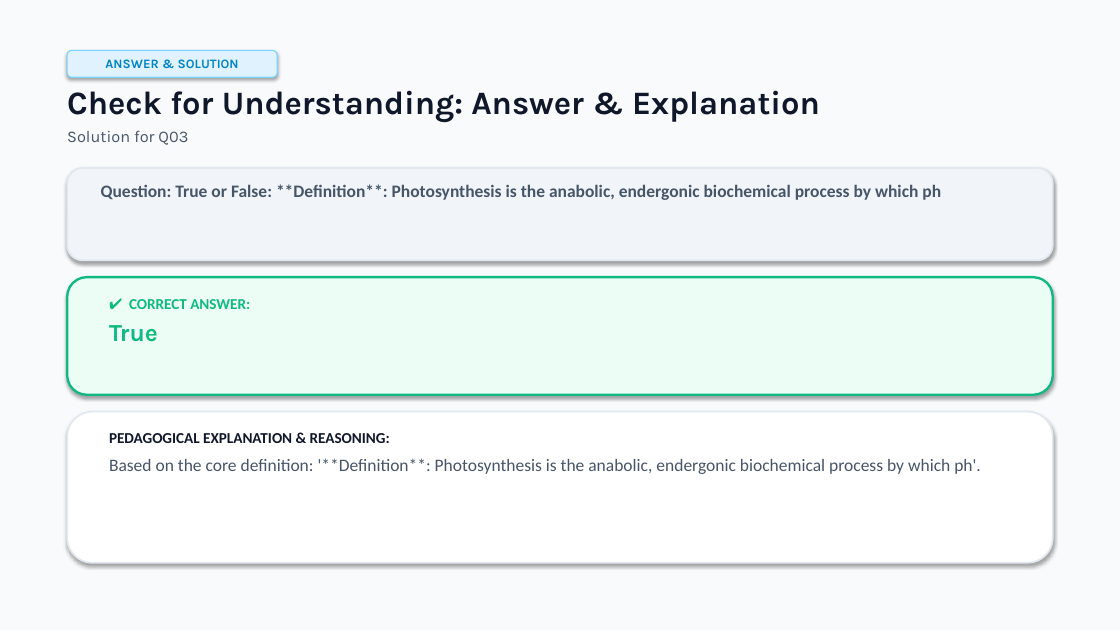
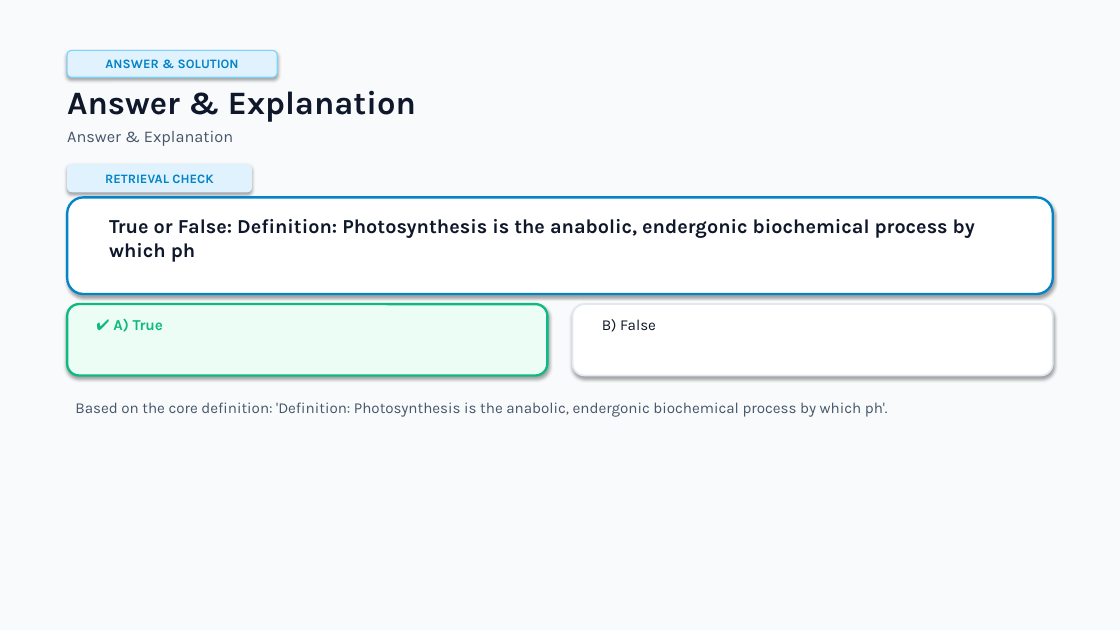
Before and after one commit to usm007/LessonMorph, a slide deck: slide 17 of output/photosynthesis_and_cellular_energy.pptx (slide 32 before the commit). Drawn at 1120x630 pixels with LibreOffice and Linux fonts; fonts in the diff are those of the drawing. Boxes give left, top, right and bottom in pixels: in the first picture for what was removed or moved away, otherwise in the second. Text is boxed around its words. In the diff, an @@ line names an element or a change of style, - is before the commit and + after.

Commit message:
Add blueprint pipeline, pedagogical sequencing, runtime bundle system, web player, and test suite

```diff
--- a/output/photosynthesis_and_cellular_energy.pptx
+++ b/output/photosynthesis_and_cellular_energy.pptx
@@ text at bbox=[67, 90, 416, 146]: text changed @@
-Check for Understanding: Answer & Explanation
-Solution for Q03
+Answer & Explanation
+Answer & Explanation
@@ rounded rectangle added at bbox=[67, 164, 252, 192], fill #E0F2FE, 11 pt, text #0284C7, bold @@
+RETRIEVAL CHECK
@@ rounded rectangle: place and size @@
-rounded rectangle at bbox=[67, 168, 1053, 260]
+rounded rectangle at bbox=[67, 197, 1053, 294]
@@ rounded rectangle at bbox=[67, 197, 1053, 294]: fill #F1F5F9 to #FFFFFF; outline #E2E8F0 1.5 pt to #0284C7 2 pt @@
@@ text at bbox=[109, 219, 975, 262]: text changed; size 15 to 17 pt; font Calibri to Karla; text colour #475569 to #0F172A @@
-Question: True or False: **Definition**: Photosynthesis is the anabolic, endergonic biochemical process by which ph
+True or False: Definition: Photosynthesis is the anabolic, endergonic biochemical process by which ph
@@ text removed at bbox=[109, 299, 250, 342] @@
-✔ CORRECT ANSWER:
-True
@@ rounded rectangle: place and size @@
-rounded rectangle at bbox=[67, 277, 1053, 395]
+rounded rectangle at bbox=[67, 304, 548, 376]
@@ text added at bbox=[113, 318, 163, 332], 13 pt, text #10B981, bold @@
+✔ A) True
@@ rounded rectangle added at bbox=[573, 304, 1054, 376], fill #FFFFFF, outline #E2E8F0 1.5 pt @@
@@ text added at bbox=[602, 319, 656, 332], 13 pt, text #0F172A @@
+B) False
@@ rounded rectangle removed at bbox=[67, 412, 1053, 563] @@
@@ text at bbox=[75, 402, 888, 417]: text changed; size 15 to 13 pt; font Calibri to Karla @@
-PEDAGOGICAL EXPLANATION & REASONING:
-Based on the core definition: '**Definition**: Photosynthesis is the anabolic, endergonic biochemical process by which ph'.
+Based on the core definition: 'Definition: Photosynthesis is the anabolic, endergonic biochemical process by which ph'.
```
Also in this commit, not shown: 13 other slides changed, 15 slides added, 21 slides removed, 57 other files.
